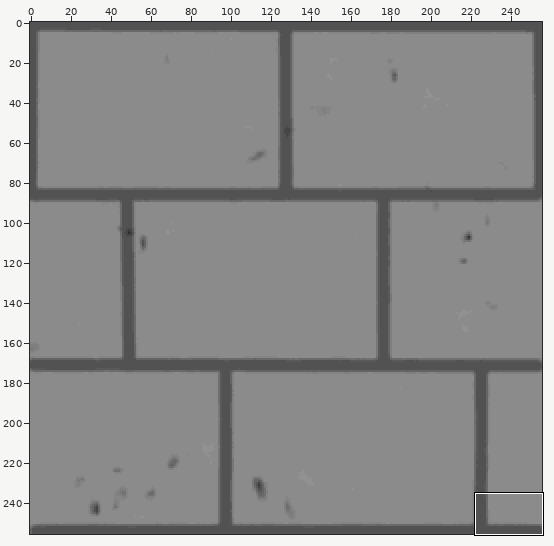
Two states of a sprite sheet, Periode-9/Assets/Textures/StoneTile/Tile_Tile_AlbedoTransparency.png. The first picture is a wide view before the edit; the outline marks the close-up.
Close-up. Old version:
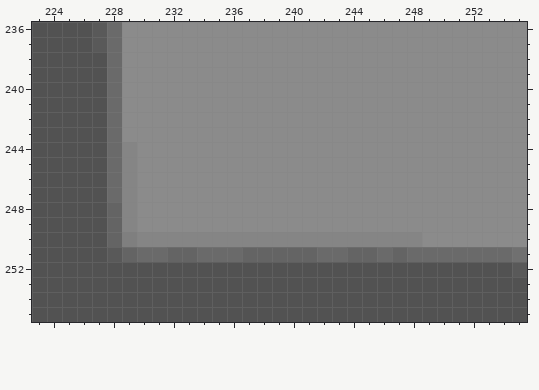
The file is 256x256 pixels. Colours within 5 levels of each other are drawn and written as one. Shown: x 223..255, y 236..255. The commit also changed other parts of the picture, which this record leaves out.
The same view after the edit:
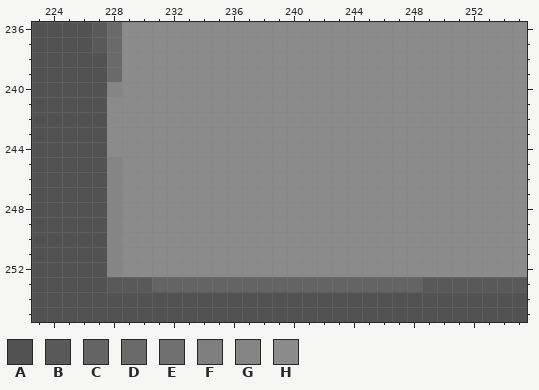
Palette (. is transparent): A #525252  B #595959  C #646464  D #6a6a6a  E #707070  F #7f7f7f  G #858585  H #8b8b8b
From old to new:
Changed rows in their new state; - is an unchanged pixel.
first column x 228:
240 G---------------------------
241 H---------------------------
242 H---------------------------
243 H---------------------------
244 HH--------------------------
245 GH--------------------------
246 GH--------------------------
247 GH--------------------------
248 GH--------------------------
249 GH--------------------------
250 GHHHHHHHHHHHHHHHHHHHH-------
251 GHHHHHHHHHHHHHHHHHHHHHHHHHHH
252 GHHHHHHHHHHHHHHHHHHHHHHHHHHH
253 BBBCCCCCCCCCCCCCCCCCCBBBBBBB
Pixel boxes of the changes (left, top, right, bottom) in both close-ups:
changed: (107, 82, 527, 292)
